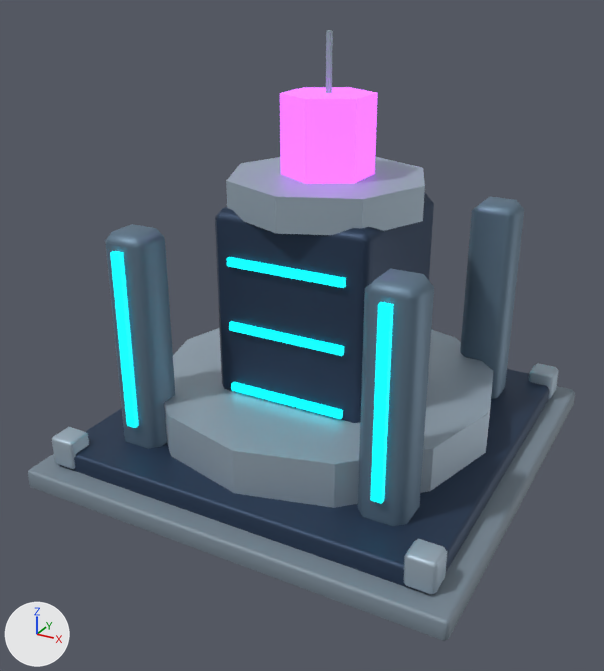
The glTF model assets/models/core.glb, before and after one commit.
Before and after are seen from a 50 mm lens placed at (3.85, -7.55, 5.09), pointed at (-0.07, -0.41, 1.53). The lights are fixed; the arrows at lower left show +X, +Y and +Z. The older version comes first.

The first picture shows 'Antenna', 'Archive monolith', 'Armored buttress.001', 'Armored buttress.002', 'Armored buttress.003', 'Corner lock.001', 'Corner lock.002', 'Corner lock.003', 'Crown', 'Foundation', 'Octagonal pedestal', 'Signal crystal', 'Signal strip.001', 'Signal strip.003', 'Undercarriage' and 3 more.
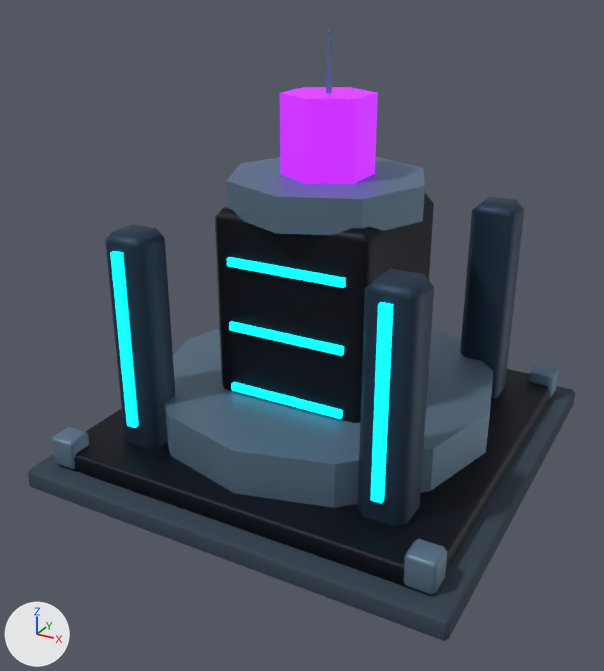
What differs and where, as boxes (x1, y1, x2, y2) in the pictures (604 x 671 px):
'Octagonal pedestal', recoloured (darker): (164, 328, 493, 508) in both
'Archive monolith', recoloured (darker): (215, 193, 434, 423) in both
'Undercarriage', recoloured (darker): (60, 369, 549, 594) in both
'Foundation', recoloured (greyish blue to dark blue): (28, 386, 575, 641) in both
'Armored buttress.003', recoloured (blue to dark blue): (358, 268, 434, 526) in both
'Crown', recoloured (darker): (226, 157, 425, 235) in both
'Armored buttress.001', recoloured (blue to dark blue): (105, 224, 175, 449) in both
'Signal crystal', recoloured: (280, 87, 378, 184) in both
'Armored buttress.002', recoloured (blue to dark blue): (460, 197, 524, 399) in both
'Corner lock.003', recoloured (darker): (403, 539, 447, 595) in both
'Corner lock.001', recoloured (darker): (52, 427, 89, 469) in both
'Corner lock.002', recoloured (darker): (529, 363, 559, 399) in both
'Antenna', recoloured (darker): (326, 30, 333, 93) in both

What changed in the scene script:
```text
Change mat_concrete:
    mat_concrete.base_color: (0.204, 0.263, 0.318) -> (0.0343, 0.0561, 0.0823)  # greyish blue #7d8c99 -> dark blue #344351
Change mat_dark:
    mat_dark.base_color: (0.0314, 0.0588, 0.114) -> (0.00243, 0.00478, 0.0123)  # dark blue #32455f -> black #080f1d
Change mat_edge:
    mat_edge.base_color: (0.412, 0.51, 0.596) -> (0.141, 0.223, 0.314)  # light grey #acbdcb -> blue #698298
Change mat_armor:
    mat_armor.base_color: (0.149, 0.235, 0.322) -> (0.0194, 0.0452, 0.0844)  # blue #6c859a -> dark blue #263c52
Change mat_violet:
    mat_violet.emission_color: (0.69, 0.149, 1.0) -> (0.434, 0.0194, 1.0)  # purple #d86cff -> purple #b026ff
```
